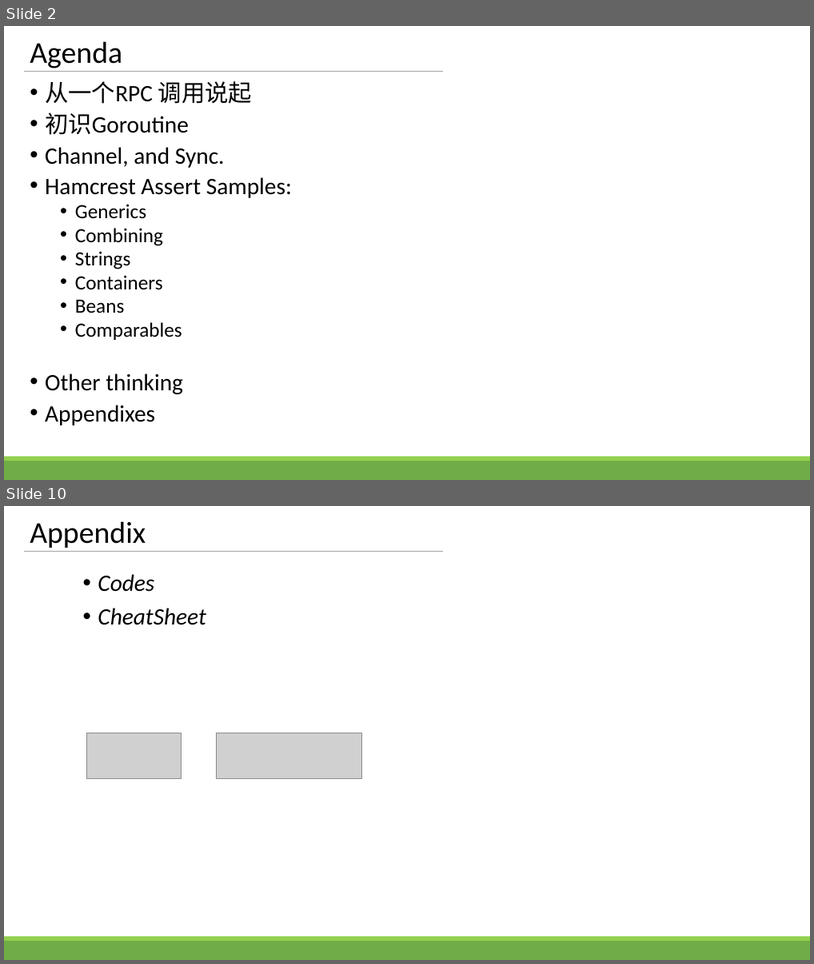
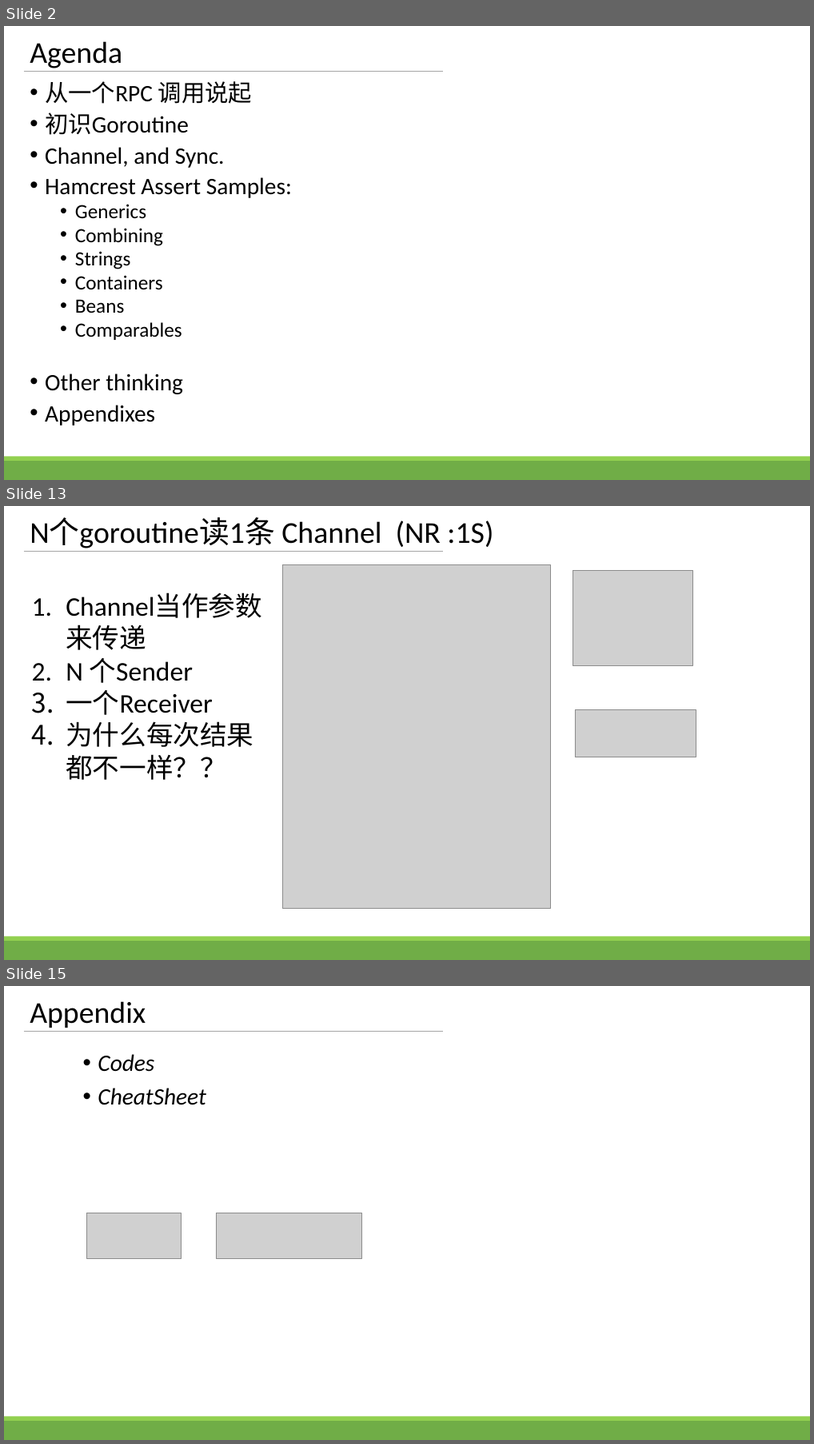
Before and after one commit to zhengbr2/sharing, a slide deck: GolangConcurency.pptx. Shown one above the other, each under a label of ours: slides 2 and 10 before the commit, slides 2, 13 and 15 after it; the slides between them are not shown. The pictures are 814x964 and 814x1444 pixels, drawn with LibreOffice and Linux fonts; fonts in the diff are those of the drawing; grey boxes stand for pictures. Boxes give left, top, right and bottom in pixels: in the first picture for what was removed or moved away, otherwise in the second. Text is boxed around its words. In the diff, an @@ line names an element or a change of style, - is before the commit and + after.

```diff
--- a/GolangConcurency.pptx
+++ b/GolangConcurency.pptx
@@ slide 13 added at [4, 506, 810, 960], background #FFFFFF; not listed: 3 template elements that a slide beside it also shows @@
@@ title added at [30, 517, 494, 548], 36 pt, text #000000 @@
+N个goroutine读1条 Channel (NR :1S)
@@ picture added at [283, 564, 551, 908] @@
@@ picture added at [574, 571, 693, 666] @@
@@ text added at [66, 658, 254, 780], 32 pt, text #000000 @@
+1. Channel当作参数来传递
+2. N 个Sender
+3. 一个Receiver
+4. 为什么每次结果都不一样？？
@@ picture added at [575, 710, 696, 757] @@
@@ what was slide 10 is now slide 15 @@
```
Also in this commit, not shown: 6 slides changed, 5 other slides added, 1 slide removed, 6 other files.
